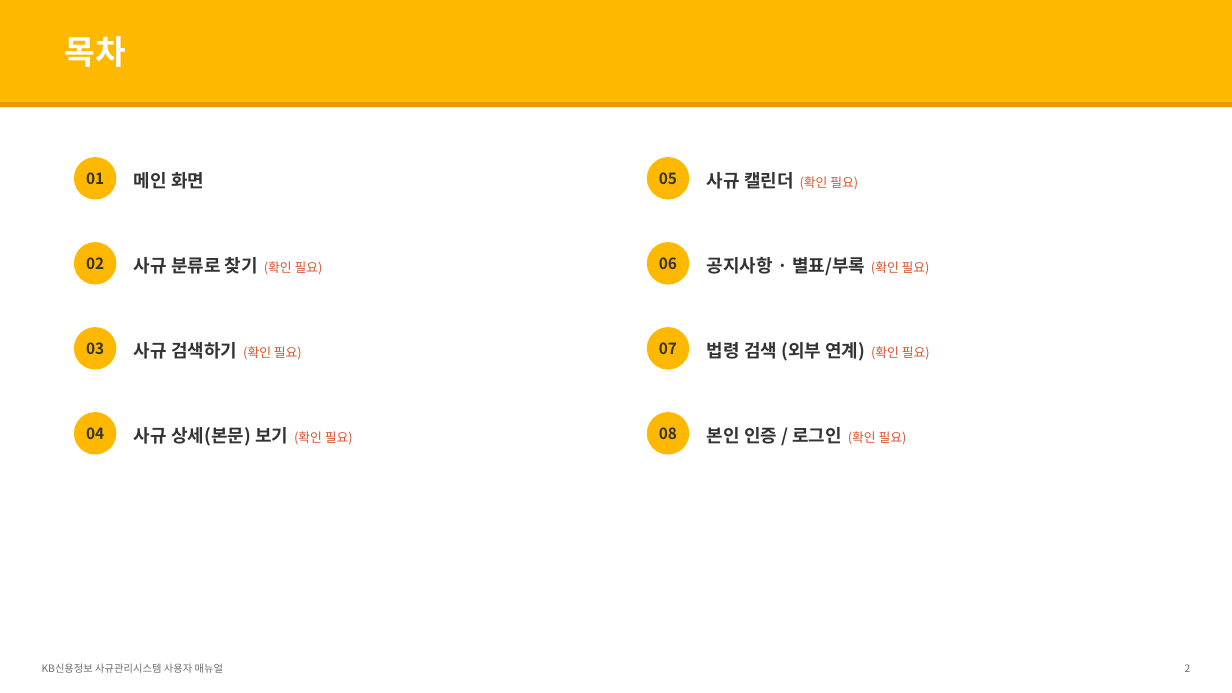
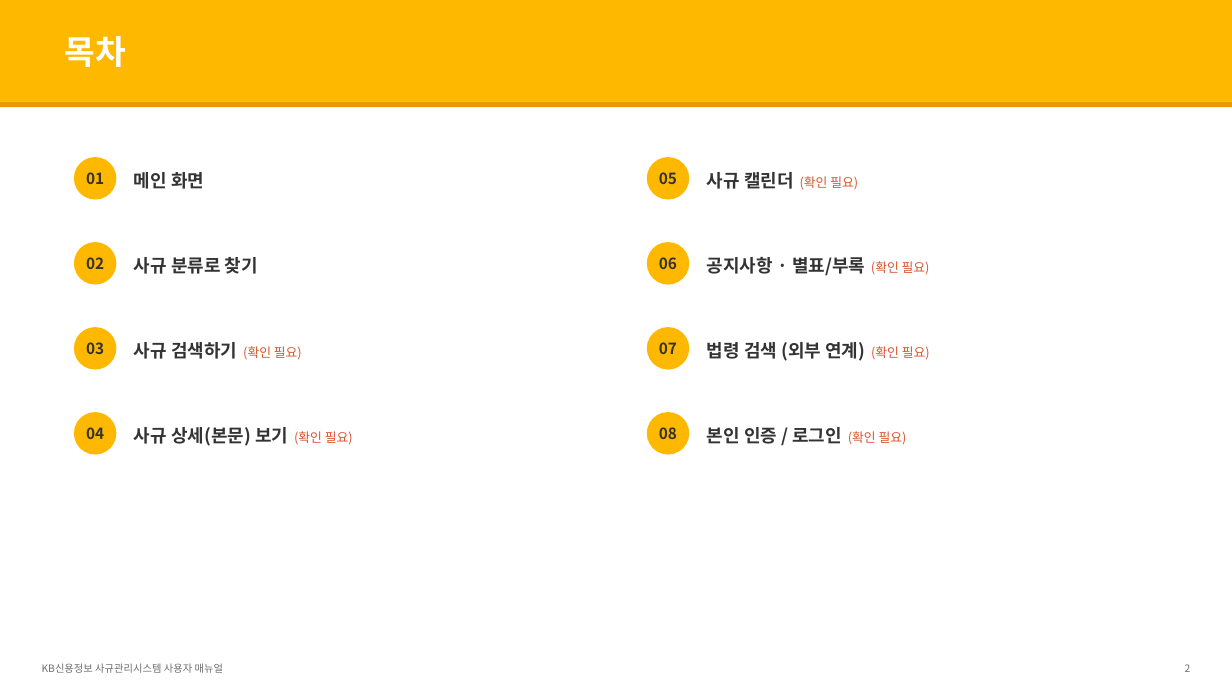
Before and after one commit to di-Seo-KR/kbci-rule, a slide deck: slide 2 of 사용자매뉴얼/생성본/KB사규관리시스템_사용자매뉴얼_초안.pptx. Drawn at 1232x693 pixels with LibreOffice and Linux fonts; fonts in the diff are those of the drawing. Boxes give left, top, right and bottom in pixels: in the first picture for what was removed or moved away, otherwise in the second. Text is boxed around its words. In the diff, an @@ line names an element or a change of style, - is before the commit and + after.

```diff
--- a/사용자매뉴얼/생성본/KB사규관리시스템_사용자매뉴얼_초안.pptx
+++ b/사용자매뉴얼/생성본/KB사규관리시스템_사용자매뉴얼_초안.pptx
@@ text at (134, 257, 258, 274): text changed @@
-사규 분류로 찾기 (확인 필요)
+사규 분류로 찾기
```
Also in this commit, not shown: 1 other slide changed, 1 other file.
